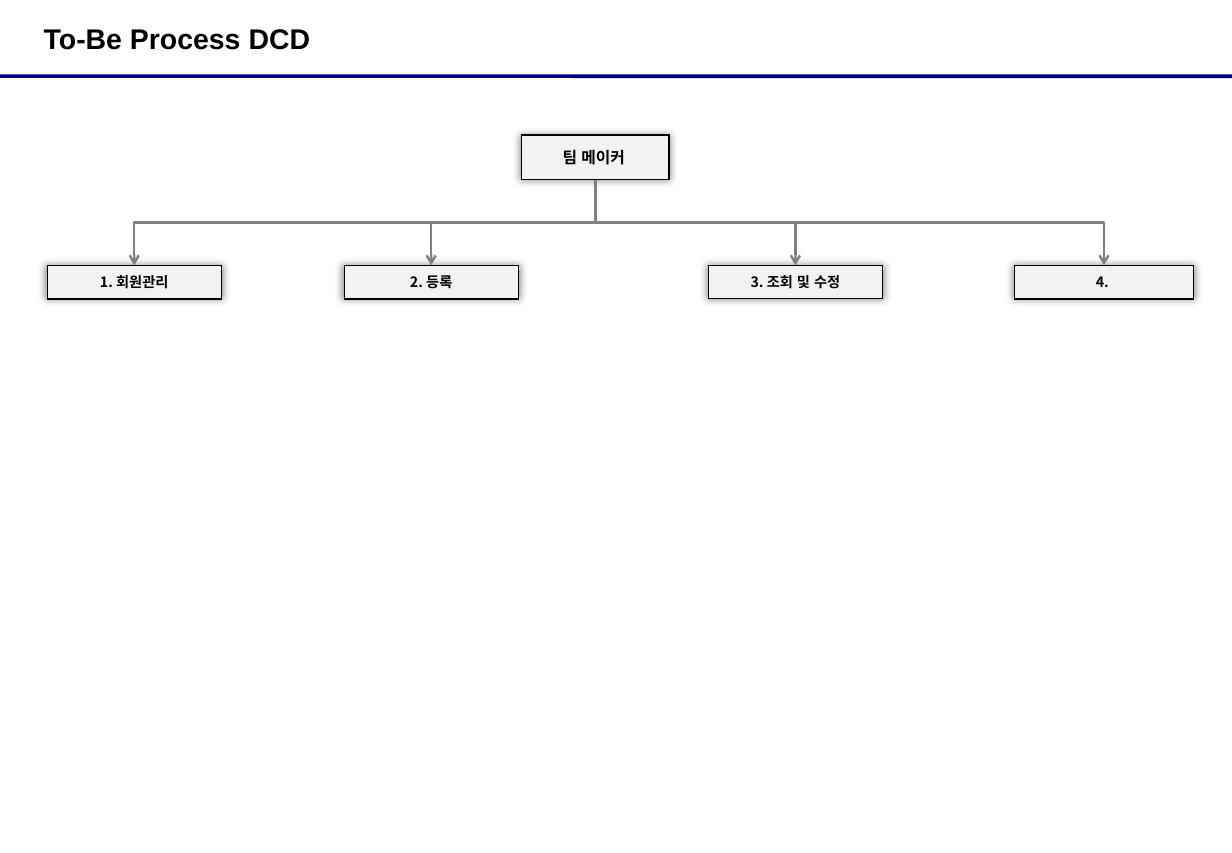
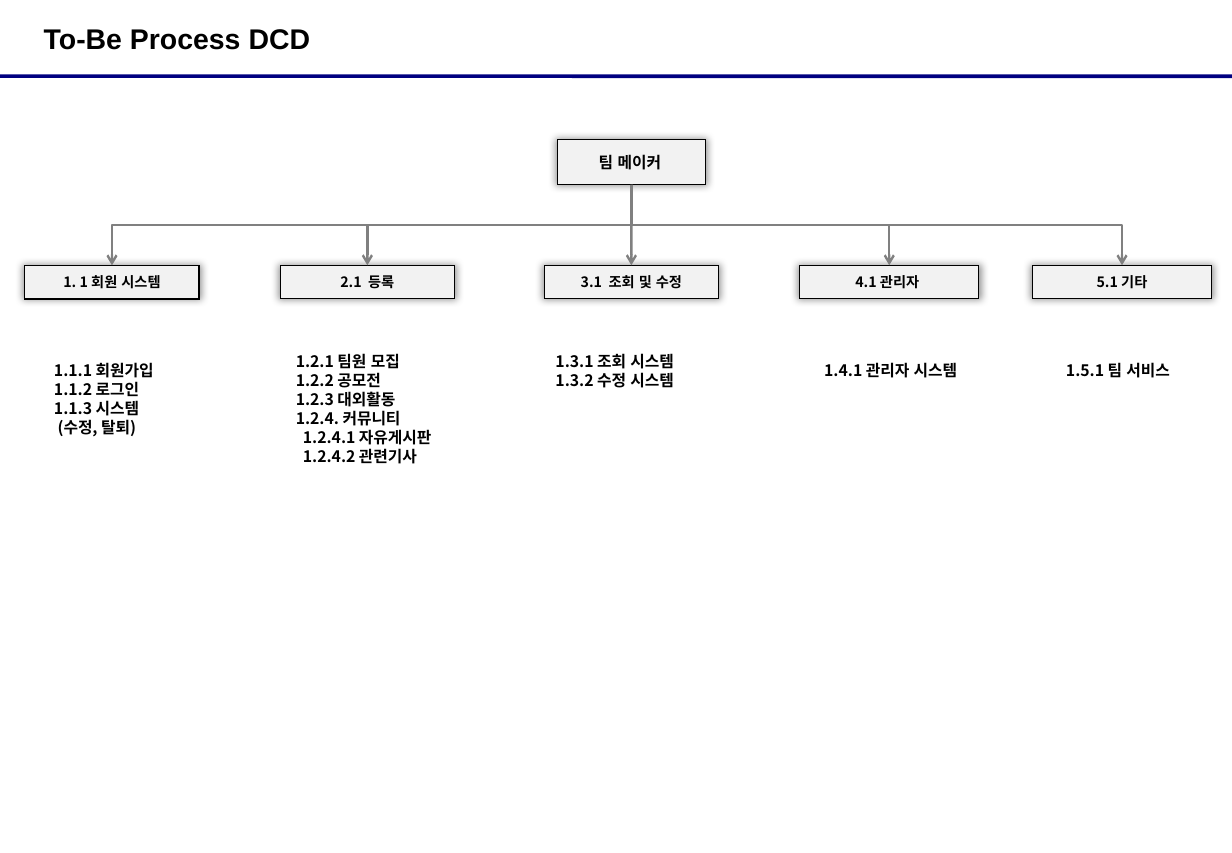
Before and after one commit to minj0117/TeamMaker, a slide deck: slide 1 of 문서/2020-07-26/프로세스분할도_2조.pptx. Drawn at 1232x853 pixels with LibreOffice and Linux fonts; fonts in the diff are those of the drawing. Boxes give left, top, right and bottom in pixels: in the first picture for what was removed or moved away, otherwise in the second. Text is boxed around its words. In the diff, an @@ line names an element or a change of style, - is before the commit and + after.

```diff
--- a/문서/2020-07-26/프로세스분할도_2조.pptx
+++ b/문서/2020-07-26/프로세스분할도_2조.pptx
@@ rectangle "팀 메이커": place and size @@
-rectangle "팀 메이커" at <box>522,135,670,180</box>
+rectangle "팀 메이커" at <box>559,140,706,184</box>
@@ elbow arrow moved from (596, 180) - (134, 265) to (631, 184) - (111, 265) @@
@@ elbow arrow moved from (596, 180) - (431, 265) to (631, 184) - (367, 265) @@
@@ elbow arrow moved from (596, 180) - (1105, 265) to (631, 184) - (890, 265) @@
@@ elbow arrow moved from (596, 180) - (795, 265) to (631, 184) - (1123, 265) @@
@@ arrow added from (631, 184) to (631, 265), #808080 1.5 pt @@
@@ rectangle "1. 1 회원 시스템": place and size @@
-rectangle "1. 1 회원 시스템" at <box>48,265,222,299</box>
+rectangle "1. 1 회원 시스템" at <box>25,265,199,299</box>
@@ rectangle "2.1 등록": place and size @@
-rectangle "2.1 등록" at <box>345,265,519,299</box>
+rectangle "2.1 등록" at <box>280,265,454,299</box>
@@ rectangle "3.1 조회 및 수정": place and size @@
-rectangle "3.1 조회 및 수정" at <box>709,265,883,299</box>
+rectangle "3.1 조회 및 수정" at <box>545,265,719,299</box>
@@ rectangle "4.1 관리자": place and size @@
-rectangle "4.1 관리자" at <box>1015,265,1194,299</box>
+rectangle "4.1 관리자" at <box>800,265,979,299</box>
@@ rectangle added at <box>1033,265,1213,299</box>, fill #F2F2F2, outline #000000 0.75 pt, 9 pt, text #000000, bold @@
+5.1 기타
@@ text in rectangle at <box>63,275,160,289</box>: text changed @@
-1. 회원관리
+1. 1 회원 시스템
@@ text in rectangle at <box>340,275,394,289</box>: text changed @@
-2. 등록
+2.1 등록
@@ text in rectangle at <box>581,275,682,289</box>: text changed @@
-3. 조회 및 수정
+3.1 조회 및 수정
@@ text in rectangle at <box>855,275,919,289</box>: text changed @@
-4.
+4.1 관리자
@@ text added at <box>296,353,431,464</box>, 10 pt, text #000000, bold @@
+1.2.1 팀원 모집
+1.2.2 공모전
+1.2.3 대외활동
+1.2.4. 커뮤니티
+1.2.4.1 자유게시판
+1.2.4.2 관련기사
@@ text added at <box>555,353,674,388</box>, 10 pt, text #000000, bold @@
+1.3.1 조회 시스템
+1.3.2 수정 시스템
@@ text added at <box>54,362,154,436</box>, 10 pt, text #000000, bold @@
+1.1.1 회원가입
+1.1.2 로그인
+1.1.3 시스템
+(수정, 탈퇴)
@@ text added at <box>824,362,957,378</box>, 10 pt, text #000000, bold @@
+1.4.1 관리자 시스템
@@ text added at <box>1066,362,1170,378</box>, 10 pt, text #000000, bold @@
+1.5.1 팀 서비스
```
